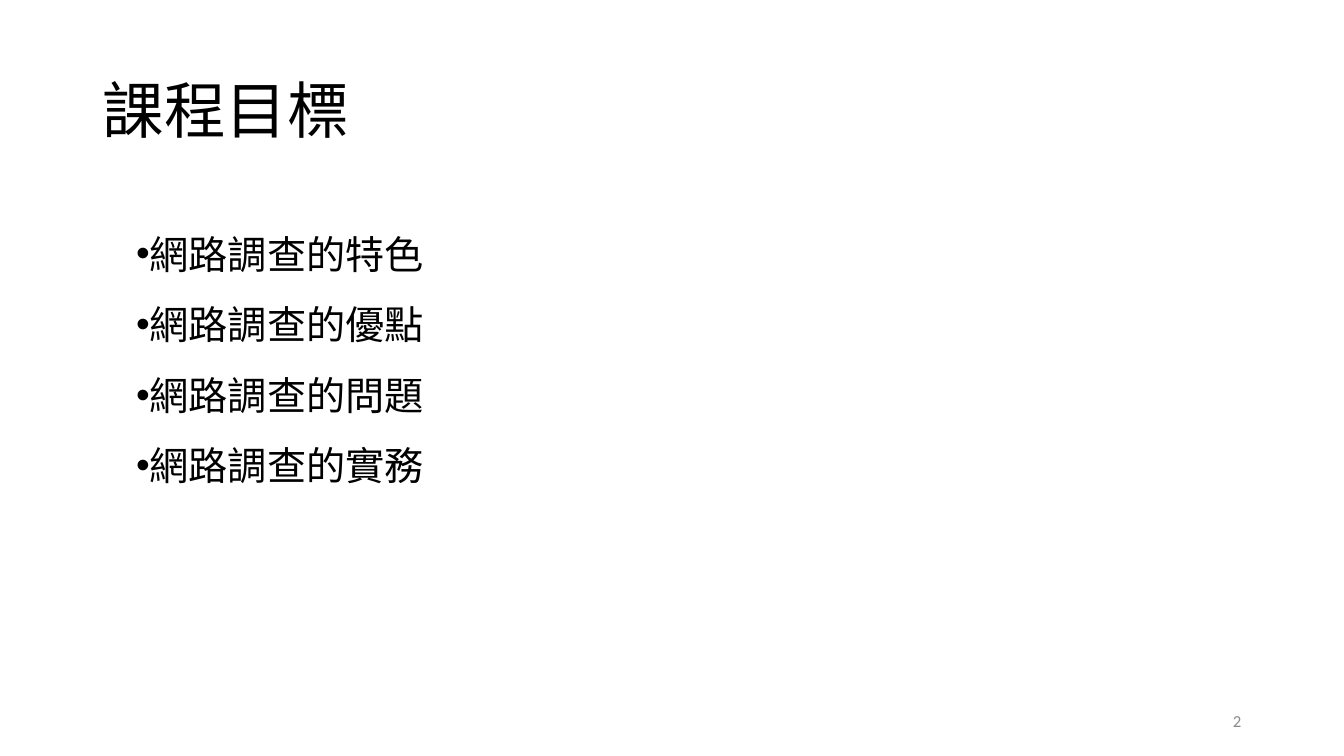
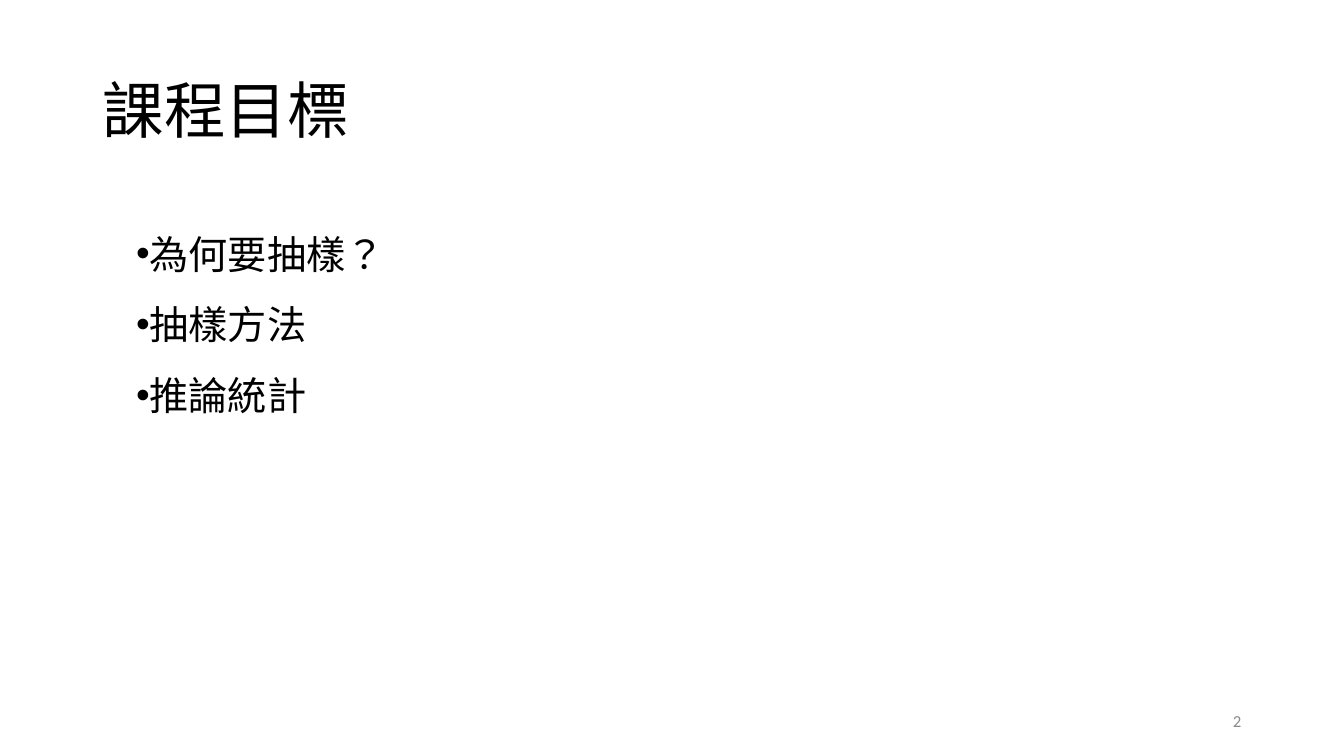
Before and after one commit to TsaiChiahung/PublicOpinion2026, a slide deck: slide 2 of 投影片/民意與調查Week5.pptx. Drawn at 1344x756 pixels with LibreOffice and Linux fonts; fonts in the diff are those of the drawing. Boxes give left, top, right and bottom in pixels: in the first picture for what was removed or moved away, otherwise in the second. Text is boxed around its words. In the diff, an @@ line names an element or a change of style, - is before the commit and + after.

```diff
--- a/投影片/民意與調查Week5.pptx
+++ b/投影片/民意與調查Week5.pptx
@@ text at bbox=[150, 236, 385, 414]: text changed @@
-• 網路調查的特色
-• 網路調查的優點
-• 網路調查的問題
-• 網路調查的實務
+• 為何要抽樣？
+• 抽樣方法
+• 推論統計
```
Also in this commit, not shown: 1 other slide changed, 1 slide added, 1 other file.
